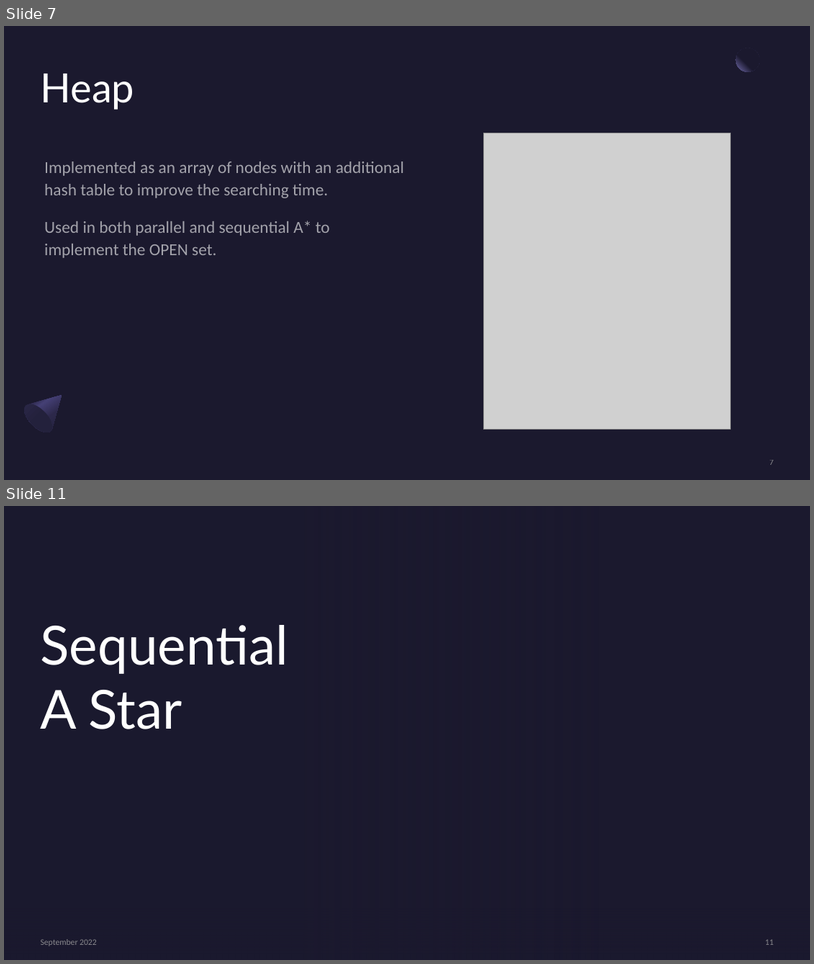
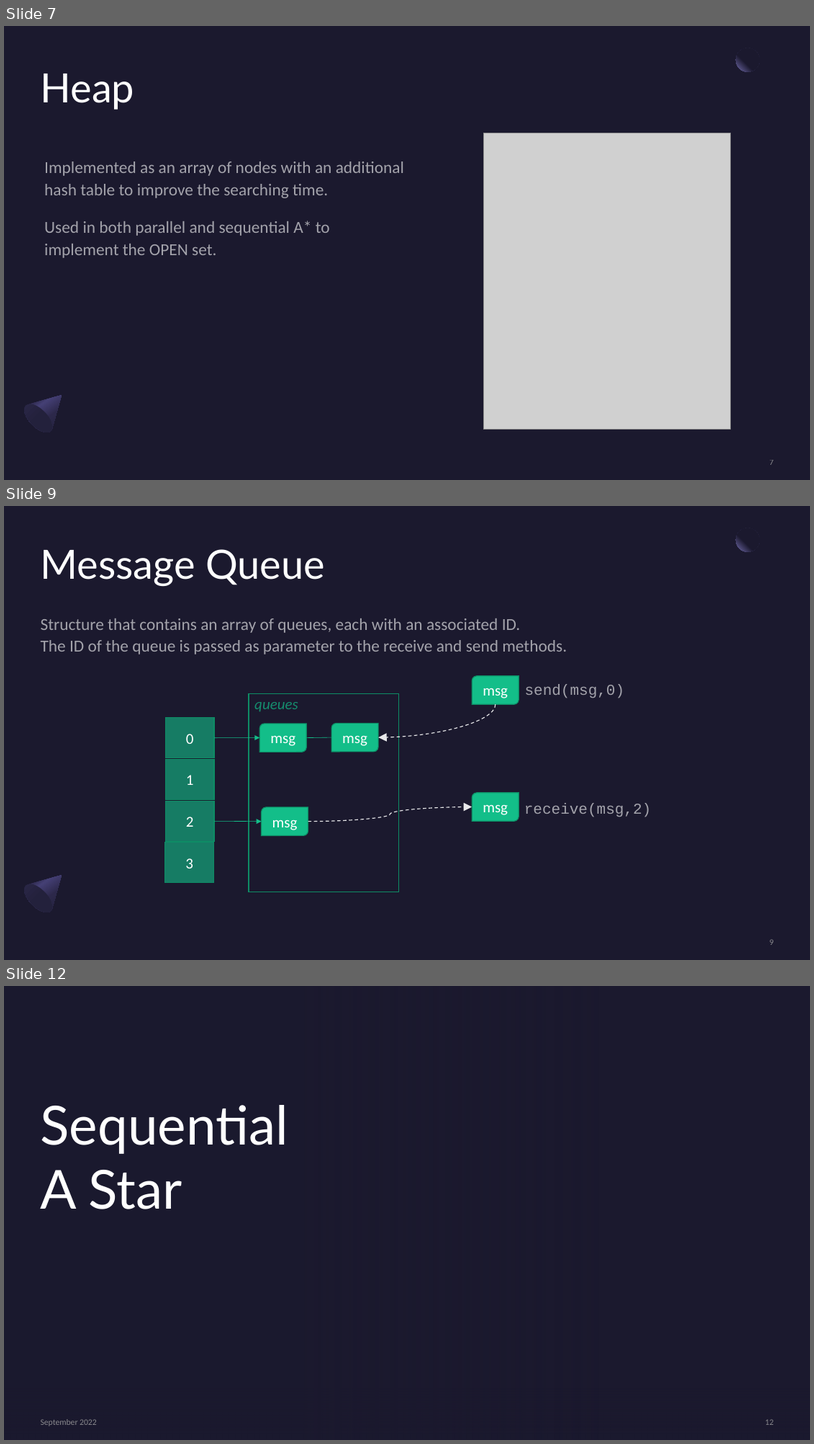
Before and after one commit to Salvo-kun/a-star, a slide deck: presentation/astar_slides.pptx. Shown one above the other, each under a label of ours: slides 7 and 11 before the commit, slides 7, 9 and 12 after it; the slides between them are not shown. The pictures are 814x964 and 814x1444 pixels, drawn with LibreOffice and Linux fonts; fonts in the diff are those of the drawing; grey boxes stand for pictures; background and template pictures are left out. Boxes give left, top, right and bottom in pixels: in the first picture for what was removed or moved away, otherwise in the second. Text is boxed around its words. In the diff, an @@ line names an element or a change of style, - is before the commit and + after.

```diff
--- a/presentation/astar_slides.pptx
+++ b/presentation/astar_slides.pptx
@@ slide 9 added at (4,506,810,960), background #1B192E; not listed: 3 template elements that a slide beside it also shows @@
@@ title added at (41,549,325,587), 48 pt, text #FFFFFF @@
+Message Queue
@@ text added at (41,618,567,654), 20 pt, text #FFFFFF at 60% opacity @@
+Structure that contains an array of queues, each with an associated ID.
+The ID of the queue is passed as parameter to the receive and send methods.
@@ round diag rect added at (472,676,519,705), fill #13BE89, outline #0E8D65 1 pt, 18 pt, text #FFFFFF @@
+msg
@@ rectangle added at (249,693,399,892), outline #0E8D65 1 pt @@
@@ text added at (525,684,625,698), 18 pt, text #FFFFFF at 60% opacity @@
+send(msg,0)
@@ rectangle added at (165,718,214,758), fill #13BE89 at 60% opacity, outline #0E8D65 1 pt, 18 pt, text #FFFFFF @@
+0
@@ text added at (255,702,298,712), 18 pt, text #13BE89 at 70% opacity, italic @@
+queues
@@ curved arrow added from (496, 705) to (378, 737), #FFFFFF 1 pt dashed @@
@@ arrow added from (214, 738) to (260, 738), #13BE89 0.5 pt @@
@@ round diag rect added at (260,723,306,752), fill #13BE89, outline #0E8D65 1 pt, 18 pt, text #FFFFFF @@
+msg
@@ line added from (306, 738) to (332, 737), #13BE89 0.5 pt @@
@@ round diag rect added at (332,723,378,752), fill #13BE89, outline #0E8D65 1 pt, 18 pt, text #FFFFFF @@
+msg
@@ rectangle added at (165,759,214,800), fill #13BE89 at 60% opacity, outline #0E8D65 1 pt, 18 pt, text #FFFFFF @@
+1
@@ rectangle added at (165,800,214,841), fill #13BE89 at 60% opacity, outline #0E8D65 1 pt, 18 pt, text #FFFFFF @@
+2
@@ round diag rect added at (262,807,309,836), fill #13BE89, outline #0E8D65 1 pt, 18 pt, text #FFFFFF @@
+msg
@@ curved arrow added from (309, 821) to (472, 807), #FFFFFF 1 pt dashed @@
@@ round diag rect added at (472,793,519,821), fill #13BE89, outline #0E8D65 1 pt, 18 pt, text #FFFFFF @@
+msg
@@ text added at (525,803,651,817), 18 pt, text #FFFFFF at 60% opacity @@
+receive(msg,2)
@@ arrow added from (214, 821) to (262, 821), #13BE89 0.5 pt @@
@@ rectangle added at (165,842,214,883), fill #13BE89 at 60% opacity, outline #0E8D65 1 pt, 18 pt, text #FFFFFF @@
+3
@@ page number added at (770,939,774,944), 10 pt, text #A6A6A6 at 80% opacity @@
+9
@@ what was slide 11 is now slide 12 @@
@@ page number at (766,1419,774,1424): text changed @@
-11
+12
```
Also in this commit, not shown: 4 slides changed, 8 other slides added, 2 slides removed, 2 other files.
